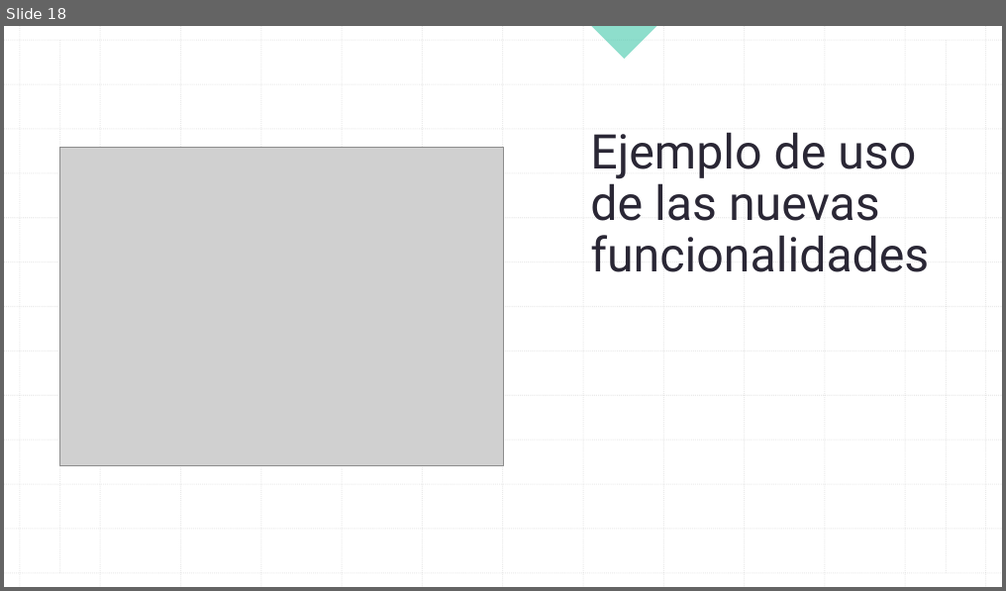
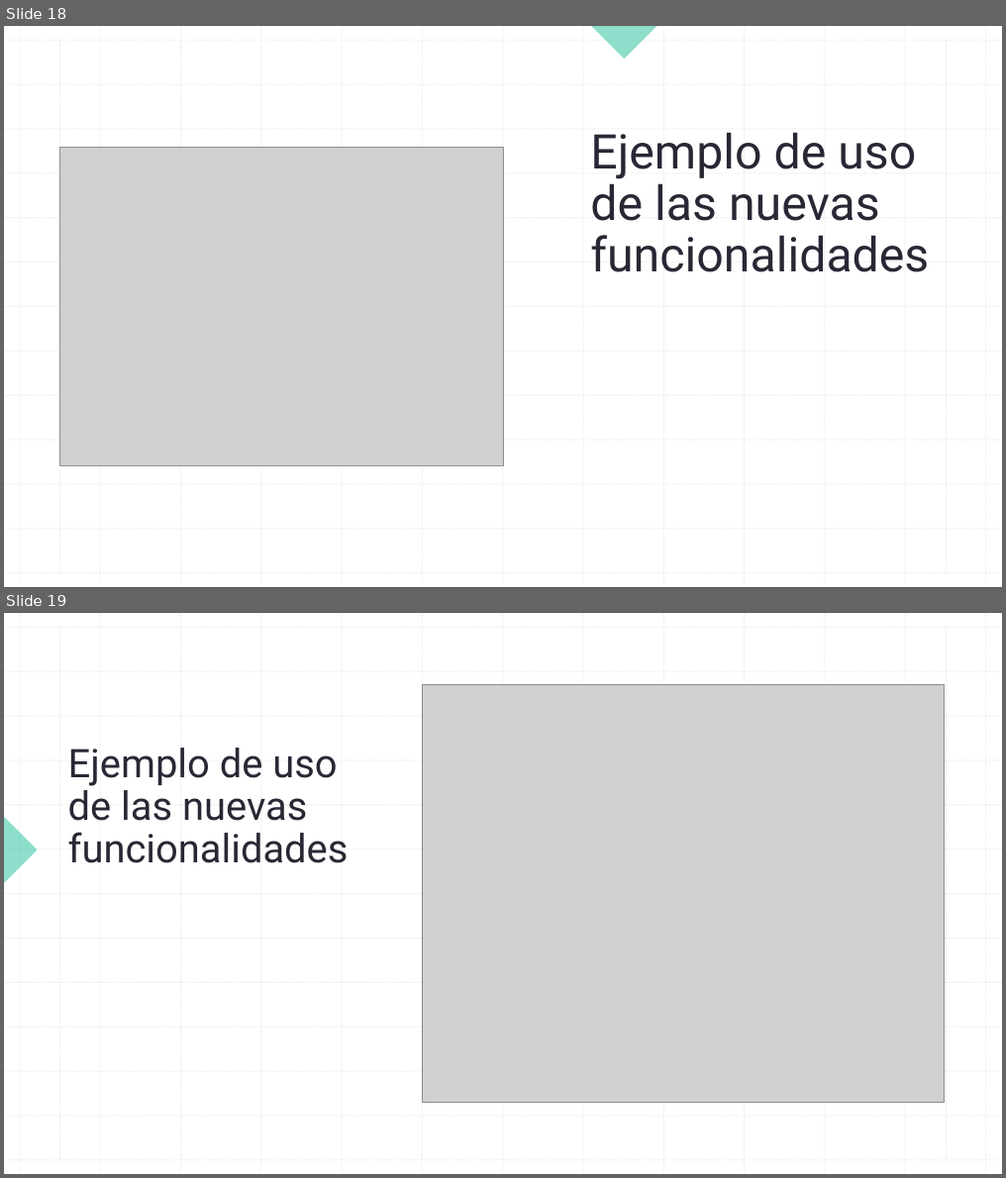
Before and after one commit to Adriel23456/compiladores_e_interpretes_1_2025, a slide deck: InvestigacionInterprete/Presentacion Desarrollada.pptx. Shown one above the other, each under a label of ours: slide 18 before the commit, slides 18 and 19 after it. The pictures are 1006x591 and 1006x1178 pixels, drawn with LibreOffice and Linux fonts; fonts in the diff are those of the drawing; grey boxes stand for pictures. Boxes give left, top, right and bottom in pixels: in the first picture for what was removed or moved away, otherwise in the second. Text is boxed around its words. In the diff, an @@ line names an element or a change of style, - is before the commit and + after.

Commit message:
Correccion de unos detalles simples

```diff
--- a/InvestigacionInterprete/Presentacion Desarrollada.pptx
+++ b/InvestigacionInterprete/Presentacion Desarrollada.pptx
@@ slide 19 added at (4,613,1002,1174), background #FFFFFF; not listed: 27 template elements that a slide beside it also shows @@
@@ rectangle added at (4,613,1002,1174), fill #FFFFFF @@
@@ group added at (4,613,1002,1174): 28 lines @@
@@ picture added at (422,684,944,1102) @@
@@ title added at (68,748,349,863), 38 pt, text #2A2735 @@
+Ejemplo de uso de las nuevas funcionalidades
@@ right triangle added at (4,817,37,882), fill #1EBE9B at 50% opacity @@
@@ right triangle added at (4,817,37,882), fill #1EBE9B at 50% opacity @@
@@ group added at (4,613,1002,1174): 26 lines @@
```
